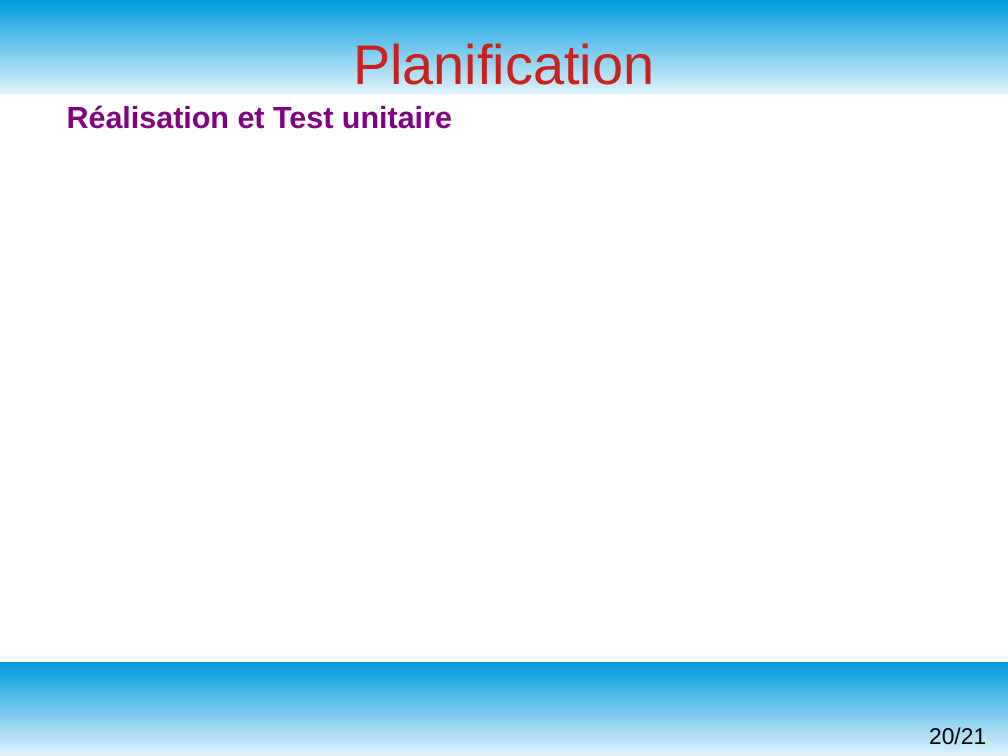
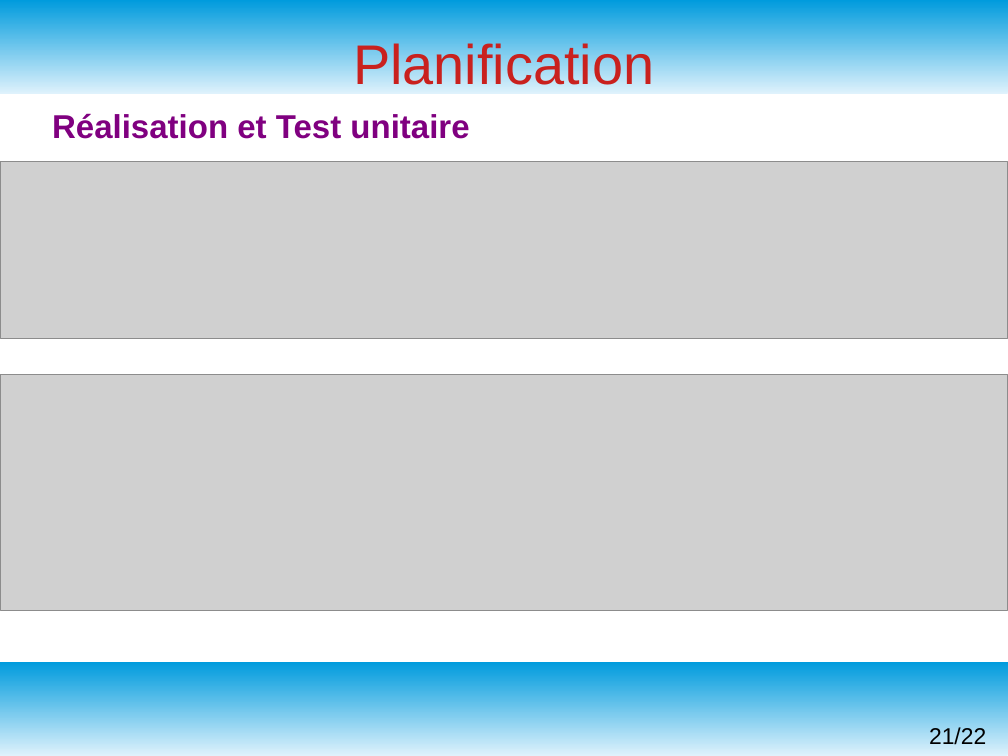
Before and after one commit to msoulard/ControleurDeRondes, a slide deck: slide 21 of Maëva/Diapo Revue 1.odp (slide 20 before the commit). Drawn at 1008x756 pixels with LibreOffice and Linux fonts; fonts in the diff are those of the drawing; grey boxes stand for pictures. Boxes give left, top, right and bottom in pixels: in the first picture for what was removed or moved away, otherwise in the second. Text is boxed around its words. In the diff, an @@ line names an element or a change of style, - is before the commit and + after.

```diff
--- a/Maëva/Diapo Revue 1.odp
+++ b/Maëva/Diapo Revue 1.odp
@@ text "Réalisation et Test unitaire": place and size @@
-text "Réalisation et Test unitaire" at bbox=[67, 105, 452, 129]
+text "Réalisation et Test unitaire" at bbox=[52, 113, 469, 139]
@@ text "Réalisation et Test unitaire" at bbox=[52, 113, 469, 139]: size 24 to 26 pt @@
@@ picture added at bbox=[0, 162, 1008, 338] @@
@@ picture added at bbox=[0, 374, 1008, 610] @@
@@ page number at bbox=[929, 727, 986, 745]: text changed @@
-20/21
+21/22
```
Also in this commit, not shown: 2 other slides changed, 1 slide added, 14 other files.
